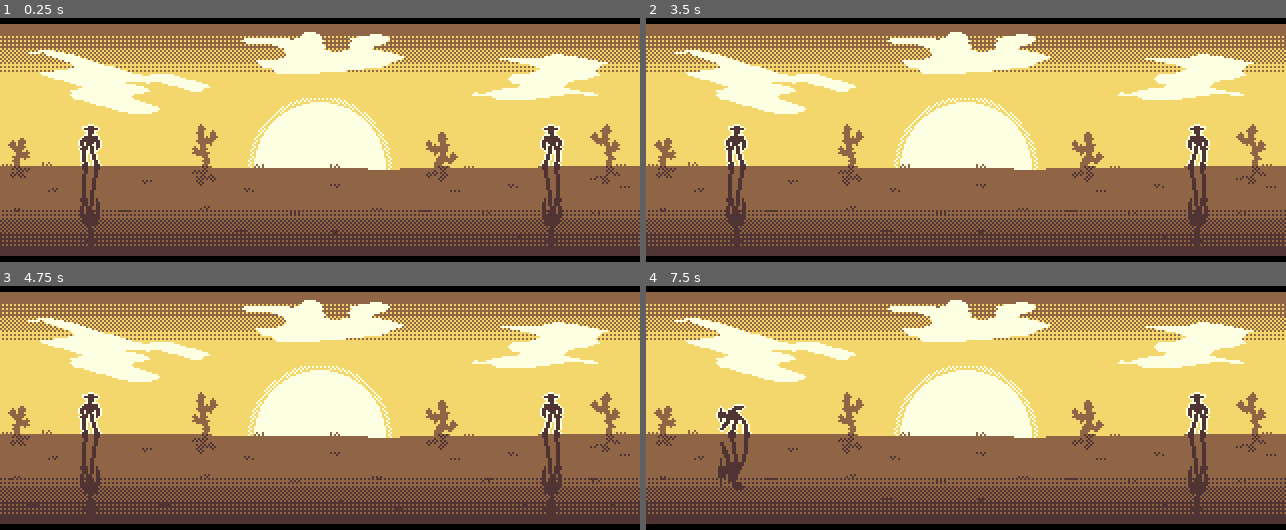
Above: before the commit, frames 1-4 (two rows, left to right).
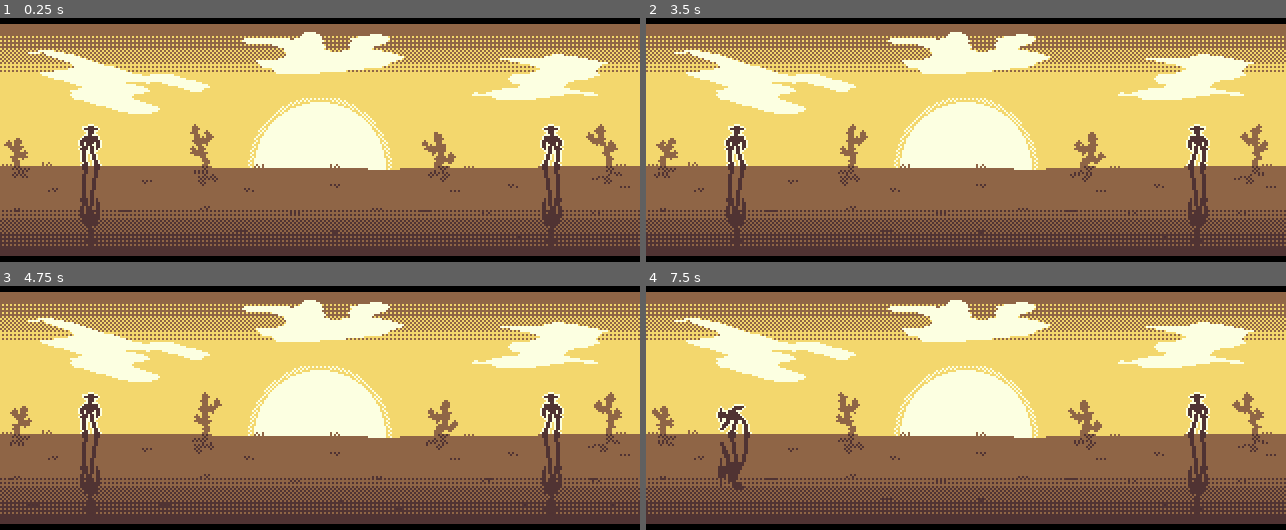
Above: after the commit, the same moments.

Repository: t3chno8uddha/it-s-a-mild-mild-mild-mild-west
Game: Godot game, scene res://nodes/gameplay.gd.tscn
Two runs of this game, one before a commit and one after it. Both use one fixed random seed, a clock stepped at 60 frames per second and the inputs below.
Inputs:
- Up to frame 1 (0.25 s): no input
- Up to frame 2 (3.5 s): tap Enter at 0.5 s; tap D (1_dodge) at 0.6 s; tap F (1_fire) at 1.35 s; tap Space at 2 s; tap K (2_dodge) at 2.1 s; tap J (2_fire) at 2.85 s
- Up to frame 3 (4.75 s): tap D (1_dodge) at 3.6 s; tap F (1_fire) at 4.35 s
- Up to frame 4 (7.5 s): tap Enter at 5 s; tap K (2_dodge) at 5.1 s; tap J (2_fire) at 5.85 s; tap D (1_dodge) at 6.6 s; tap F (1_fire) at 7.35 s

The runs differ from the first frame. In frame 1, 1.0% of the frame differs, in the area x 0-98%, y 43-69%; in frame 2, 0.9%; in frame 3, 0.7%; in frame 4, 0.9%.

Commit message:
cactus animation

Diff:
--- a/nodes/gameplay.gd.tscn
+++ b/nodes/gameplay.gd.tscn
@@ -21,7 +21,7 @@
 [sub_resource type="Animation" id="Animation_2d0bf"]
 resource_name = "skew_cacti"
 length = 4.0
-loop_mode = 1
+loop_mode = 2
 tracks/0/type = "value"
 tracks/0/imported = false
 tracks/0/enabled = true
@@ -29,10 +29,10 @@
 tracks/0/interp = 1
 tracks/0/loop_wrap = true
 tracks/0/keys = {
-"times": PackedFloat32Array(0, 2, 4),
-"transitions": PackedFloat32Array(1, 1, 1),
+"times": PackedFloat32Array(0, 4),
+"transitions": PackedFloat32Array(1, 1),
 "update": 0,
-"values": [-0.0872665, 0.0872665, -0.0872665]
+"values": [-0.174533, 0.174533]
 }
 
 [sub_resource type="AnimationLibrary" id="AnimationLibrary_jowtq"]
@@ -100,11 +100,12 @@
 libraries = {
 "": SubResource("AnimationLibrary_jowtq")
 }
+autoplay = "skew_cacti"
 
 [node name="backdrop" type="Sprite2D" parent="environment_bg/background_animator"]
 texture_filter = 1
 position = Vector2(0, 13)
-skew = -0.0197647
+skew = 0.0872665
 texture = ExtResource("7_4kut0")
 offset = Vector2(0, -13)
 
